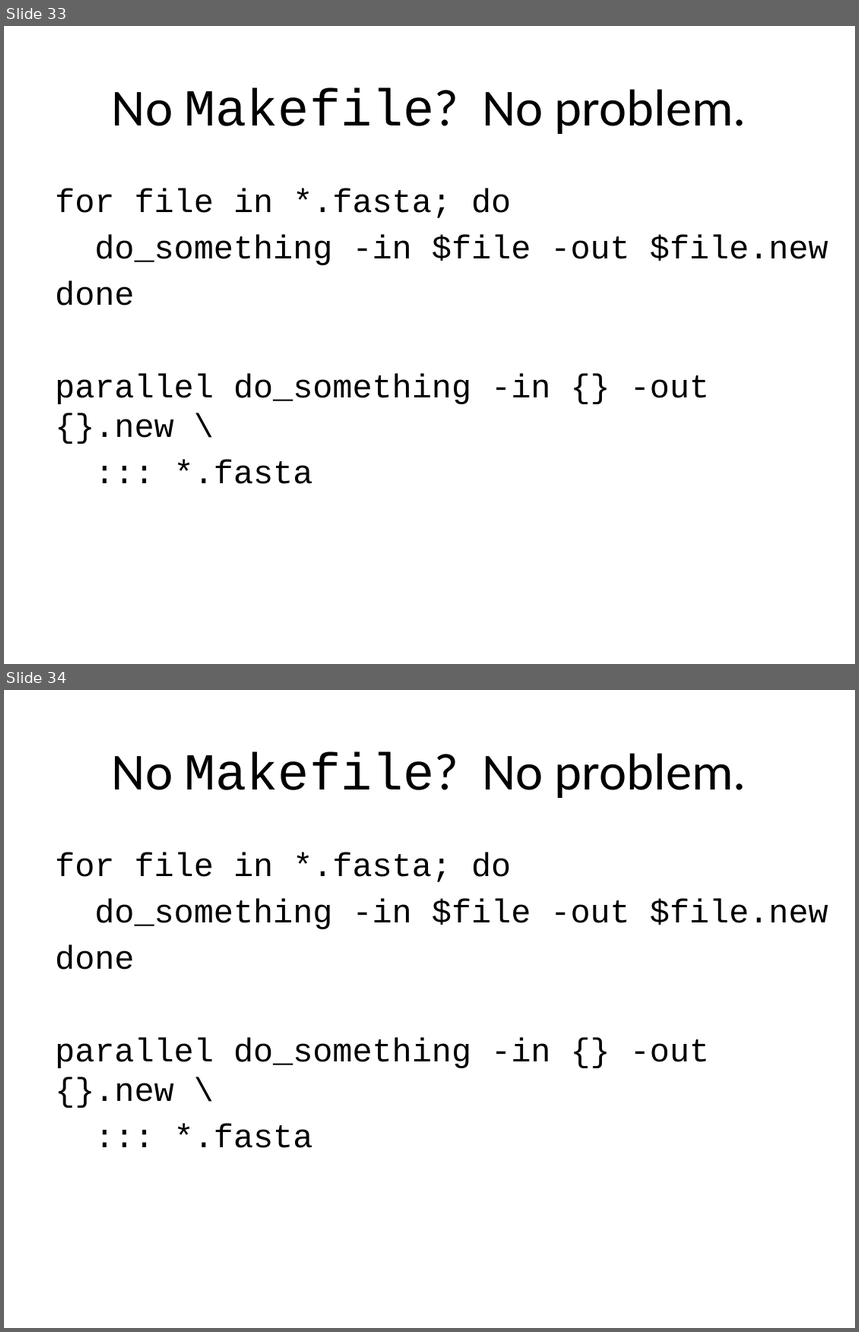
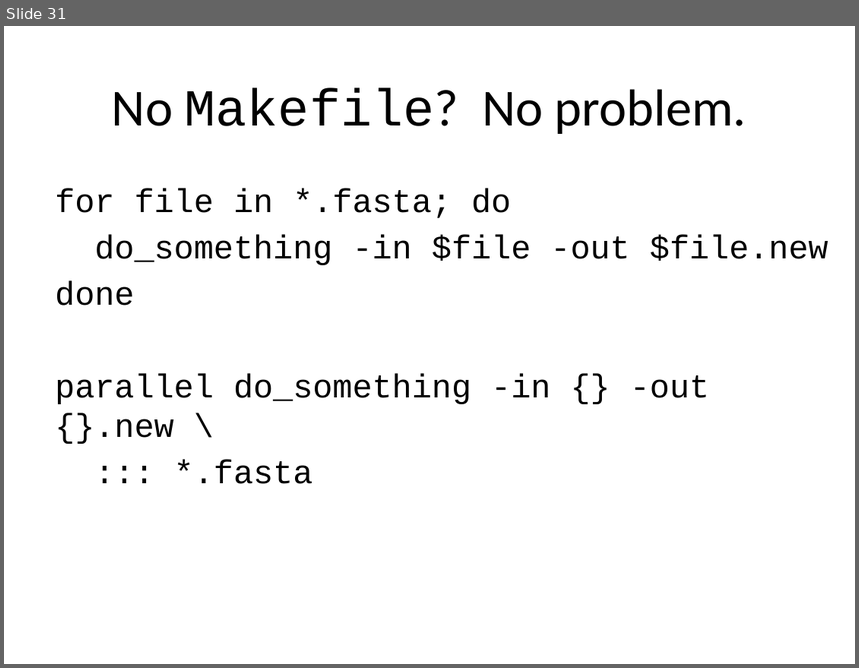
Before and after one commit to tsibley/Workflows-and-Parallel-Processing, a slide deck: CBG-2014-05-21.pptx. Shown one above the other, each under a label of ours: slides 33 and 34 before the commit, slide 31 after it. The pictures are 859x1332 and 859x668 pixels, drawn with LibreOffice and Linux fonts; fonts in the diff are those of the drawing. Boxes give left, top, right and bottom in pixels: in the first picture for what was removed or moved away, otherwise in the second. Text is boxed around its words. In the diff, an @@ line names an element or a change of style, - is before the commit and + after.

```diff
--- a/CBG-2014-05-21.pptx
+++ b/CBG-2014-05-21.pptx
@@ slide 34 removed at [4,690,855,1328], background #FFFFFF @@
@@ title removed at [112,752,747,798] @@
-No Makefile? No problem.
@@ text removed at [55,852,829,1148] @@
-for file in *.fasta; do
-do_something -in $file -out $file.new
-done
-parallel do_something -in {} -out {}.new \
-::: *.fasta
@@ what was slide 33 is now slide 31 @@
```
Also in this commit, not shown: 3 slides changed, 4 slides added.
